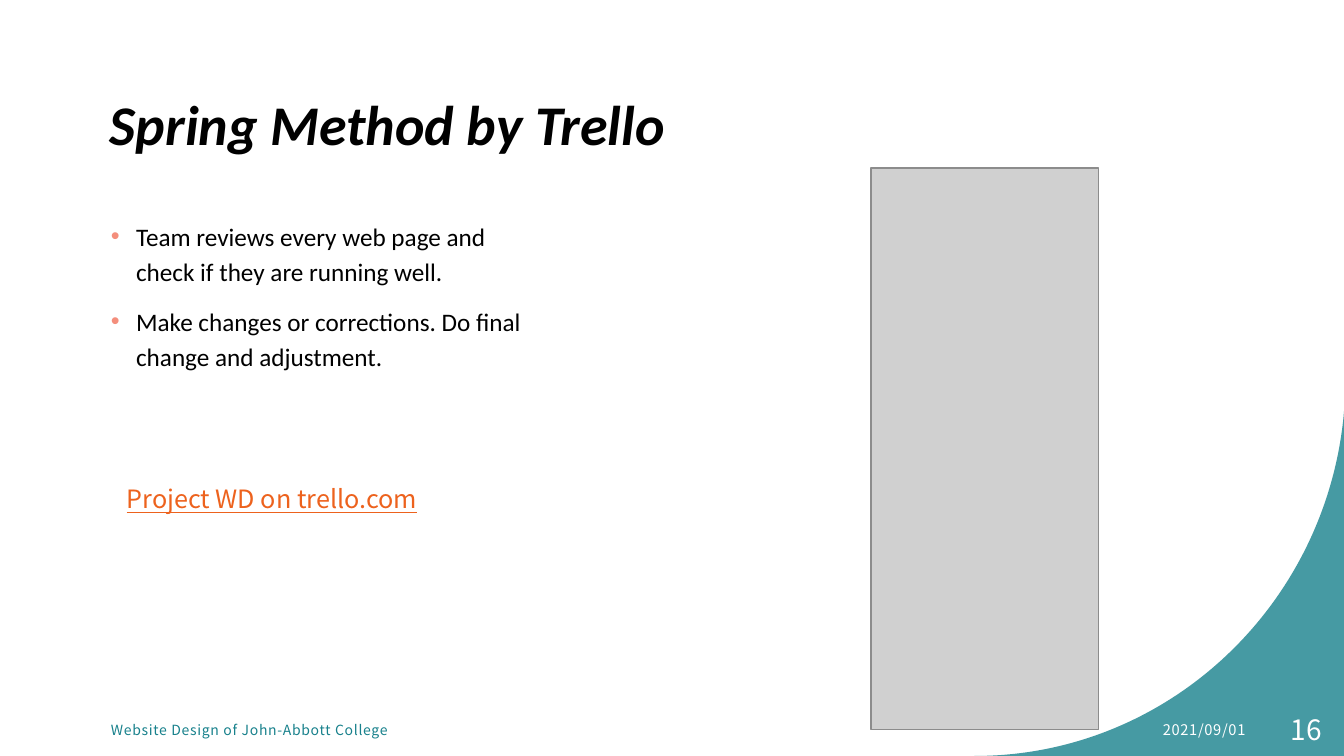
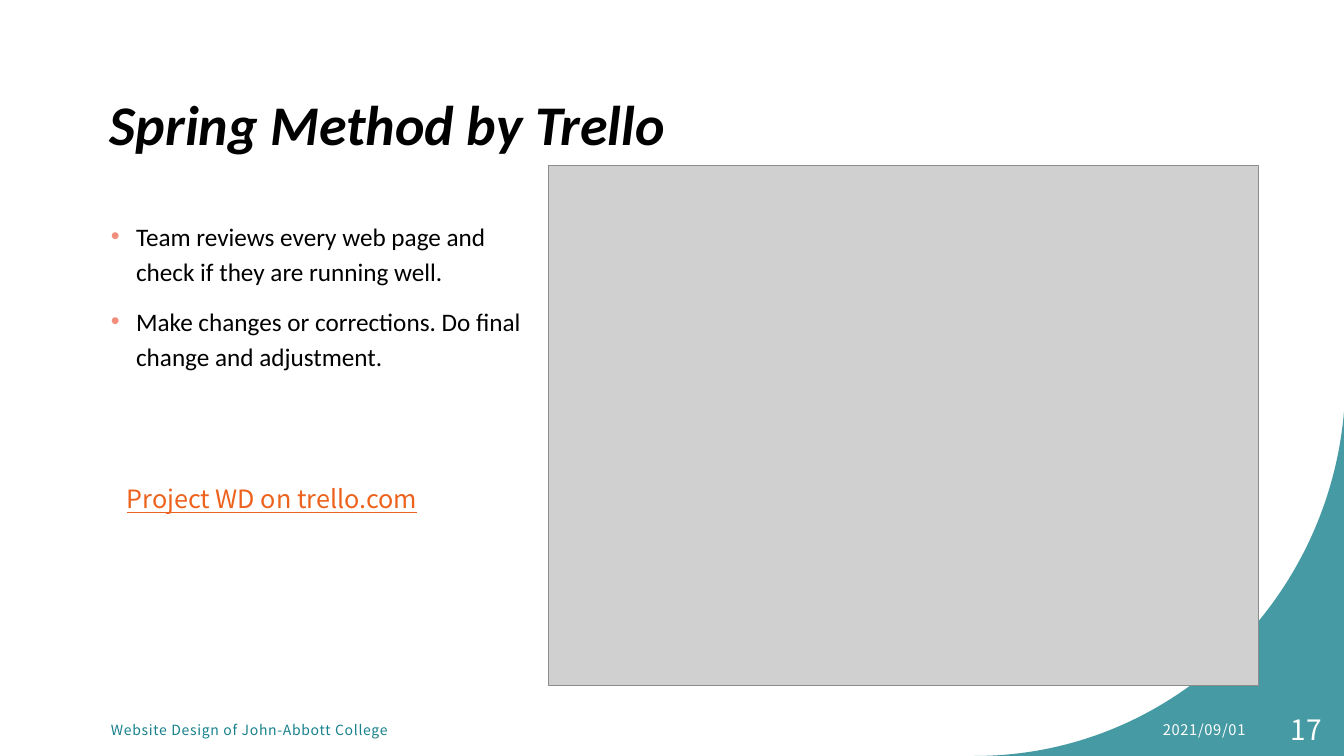
Before and after one commit to MikentGuo/Project_Tour, a slide deck: slide 17 of docs/Website Design for tourist attraction.pptx (slide 16 before the commit). Drawn at 1344x756 pixels with LibreOffice and Linux fonts; fonts in the diff are those of the drawing; grey boxes stand for pictures. Boxes give left, top, right and bottom in pixels: in the first picture for what was removed or moved away, otherwise in the second. Text is boxed around its words. In the diff, an @@ line names an element or a change of style, - is before the commit and + after.

```diff
--- a/docs/Website Design for tourist attraction.pptx
+++ b/docs/Website Design for tourist attraction.pptx
@@ picture added at (548, 165, 1258, 687) @@
@@ picture removed at (871, 168, 1099, 730) @@
@@ page number at (1291, 719, 1322, 740): text changed @@
-16
+17
```
Also in this commit, not shown: 2 other slides changed, 1 slide added.
